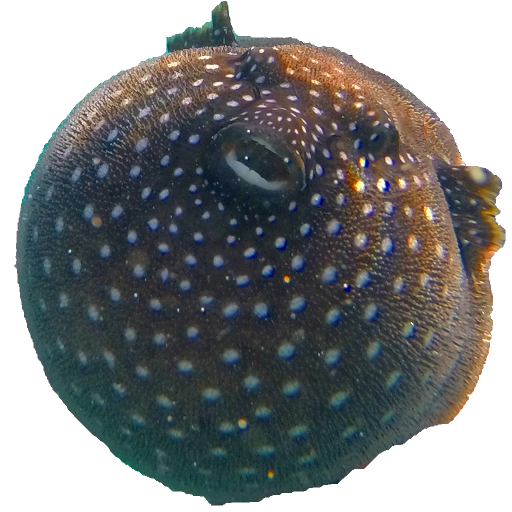
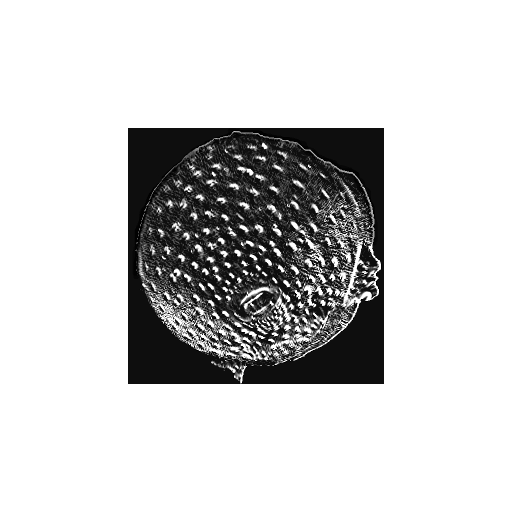
Revision of a layered 512px x 512px image; what changed, layer by layer:
added layer "Specular" above "Diffuse" over [128, 128, 384, 384]
renamed "Visible" to "Diffuse", hid it, painted on it over [14, 1, 506, 506]
